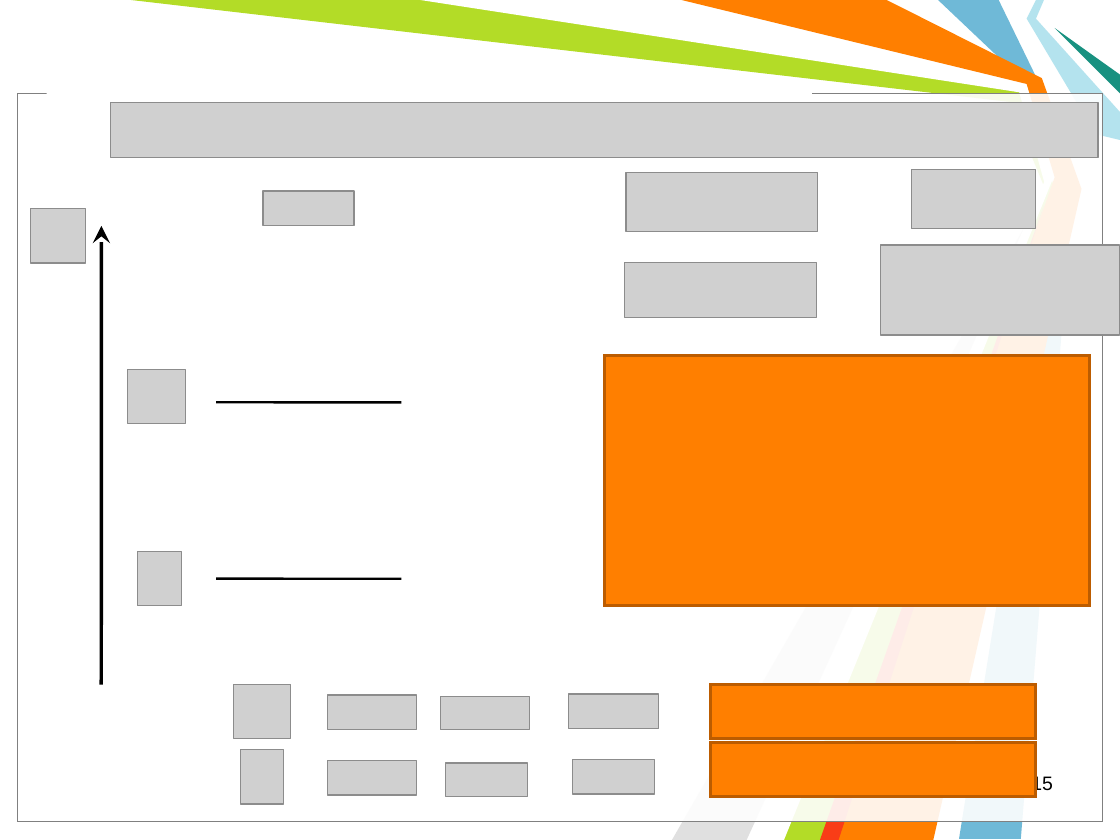
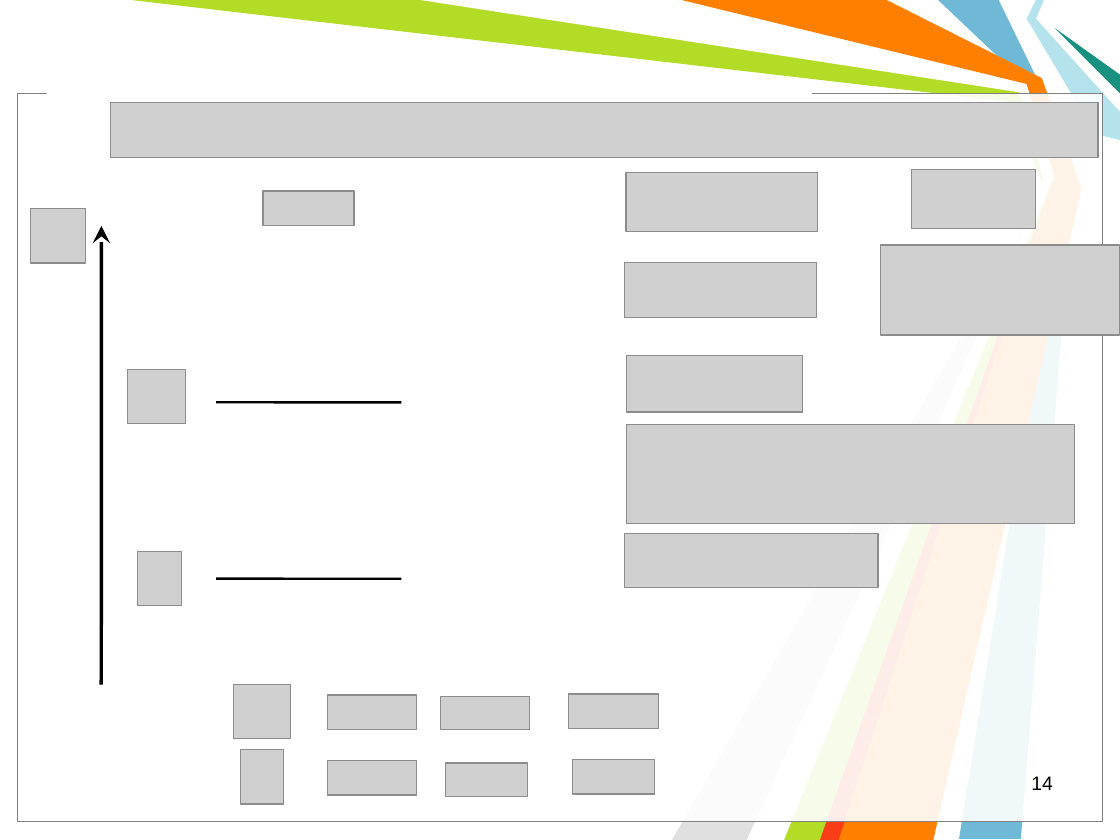
Before and after one commit to l432/NMK, a slide deck: slide 14 of Lecture/Chem/Lessons14/Less00_14s.ppt (slide 15 before the commit). Drawn at 1120x840 pixels with LibreOffice and Linux fonts; fonts in the diff are those of the drawing; grey boxes stand for pictures; background and template pictures are left out. Boxes give left, top, right and bottom in pixels: in the first picture for what was removed or moved away, otherwise in the second. Text is boxed around its words. In the diff, an @@ line names an element or a change of style, - is before the commit and + after.

```diff
--- a/Lecture/Chem/Lessons14/Less00_14s.ppt
+++ b/Lecture/Chem/Lessons14/Less00_14s.ppt
@@ rectangle removed at (604, 356, 1089, 606) @@
@@ picture: place and size @@
-picture at (710, 688, 1024, 736)
+picture at (626, 424, 1074, 524)
@@ picture: place and size @@
-picture at (717, 744, 922, 792)
+picture at (625, 533, 878, 588)
@@ rectangle removed at (710, 684, 1035, 738) @@
@@ rectangle removed at (710, 743, 1035, 796) @@
@@ page number at (1031, 776, 1053, 790): text changed @@
-15
+14
```
Also in this commit, not shown: 3 other slides changed, 8 slides added, 9 slides removed, 4 other files.
